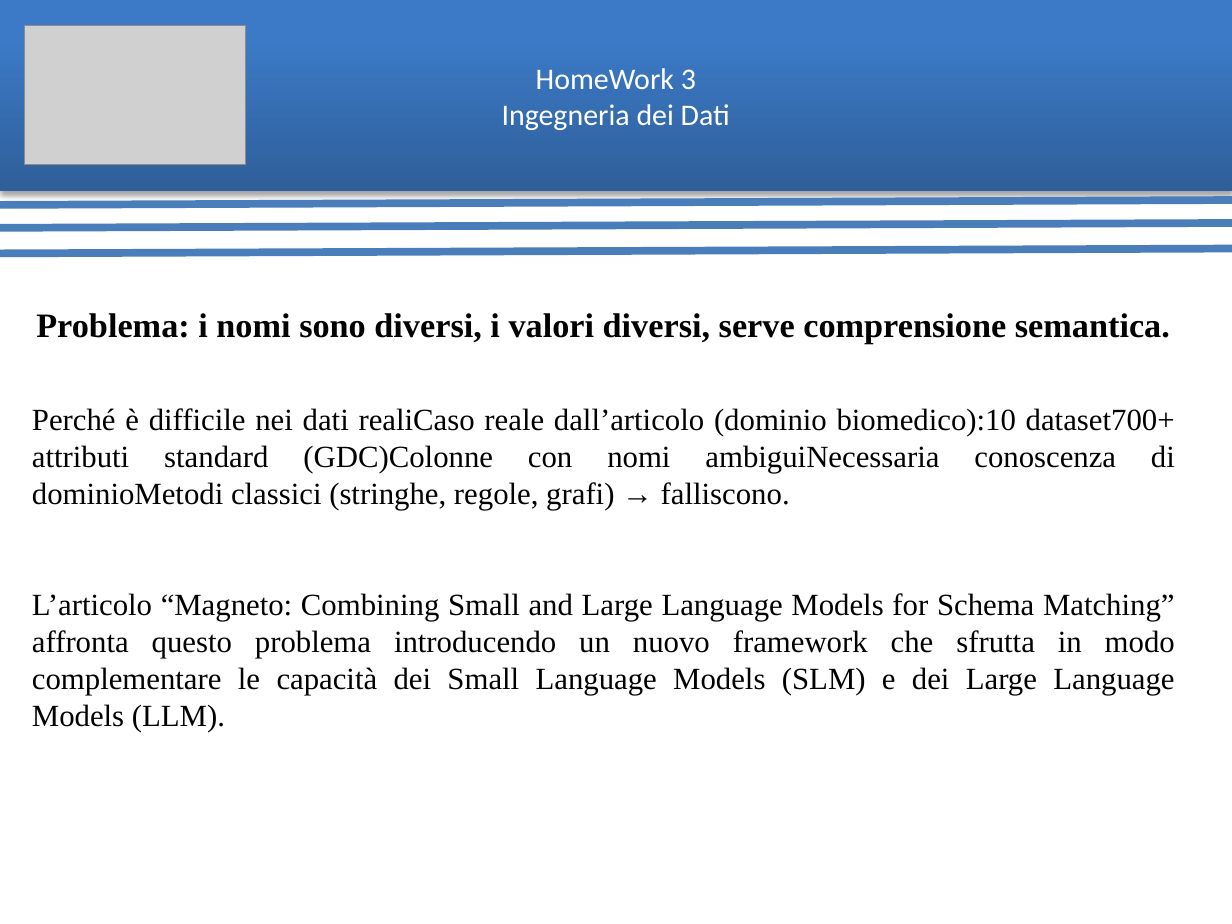
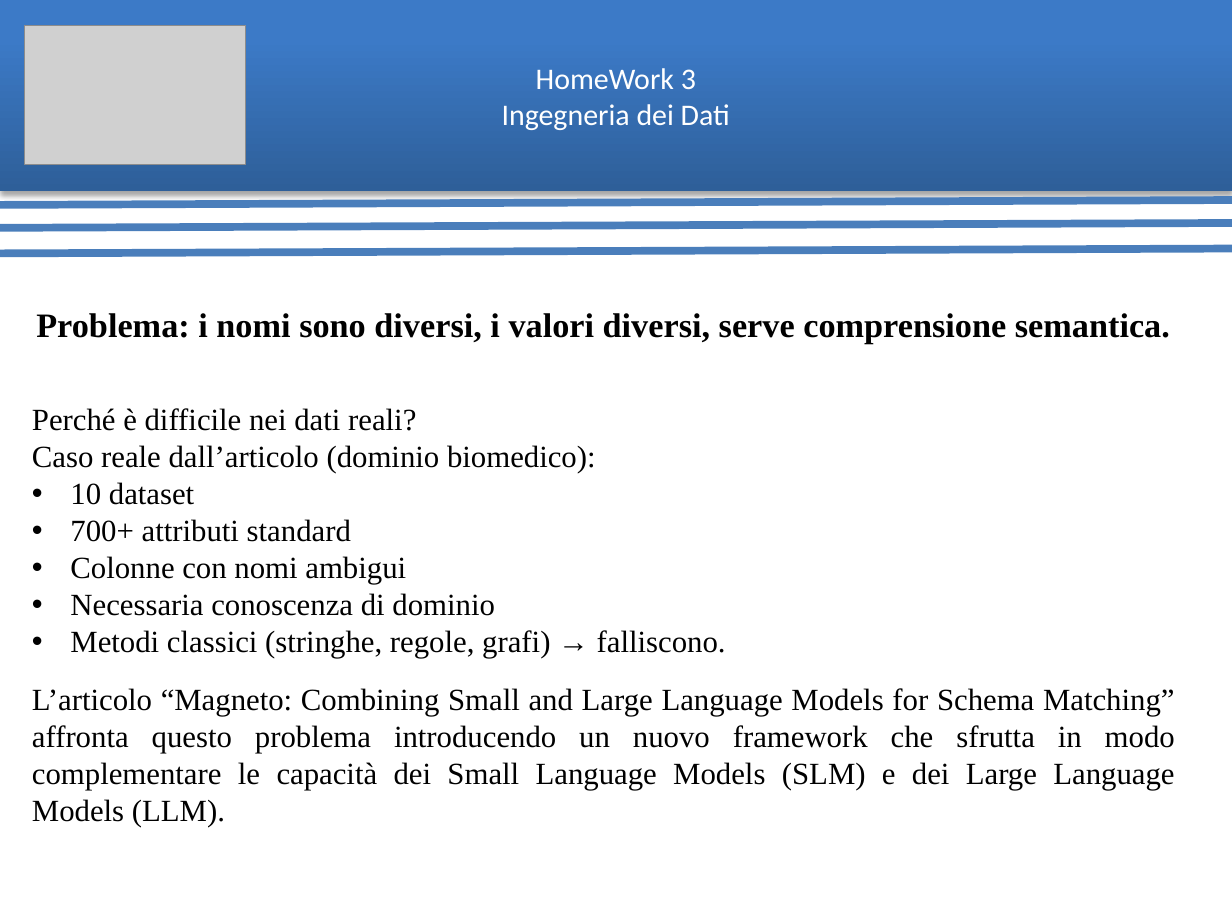
Before and after one commit to ArthexTheKing/Ingegneria-dei-Dati, a slide deck: slide 3 of Homework 3/HomeWork 3 Presentazione.pptx. Drawn at 1232x924 pixels with LibreOffice and Linux fonts; fonts in the diff are those of the drawing; grey boxes stand for pictures. Boxes give left, top, right and bottom in pixels: in the first picture for what was removed or moved away, otherwise in the second. Text is boxed around its words. In the diff, an @@ line names an element or a change of style, - is before the commit and + after.

```diff
--- a/Homework 3/HomeWork 3 Presentazione.pptx
+++ b/Homework 3/HomeWork 3 Presentazione.pptx
@@ text at (x1=32, y1=408, x2=726, y2=658): text changed @@
-Perché è difficile nei dati realiCaso reale dall’articolo (dominio biomedico):10 dataset700+ attributi standard (GDC)Colonne con nomi ambiguiNecessaria conoscenza di dominioMetodi classici (stringhe, regole, grafi) → falliscono.
+Perché è difficile nei dati reali?
+Caso reale dall’articolo (dominio biomedico):
+• 10 dataset
+• 700+ attributi standard
+• Colonne con nomi ambigui
+• Necessaria conoscenza di dominio
+• Metodi classici (stringhe, regole, grafi) → falliscono.
@@ text "L’articolo “Magneto: Combining Small and ..." moved from (x1=32, y1=593, x2=1175, y2=732) to (x1=32, y1=688, x2=1175, y2=827) @@
```
Also in this commit, not shown: 9 other slides changed, 1 other file.
